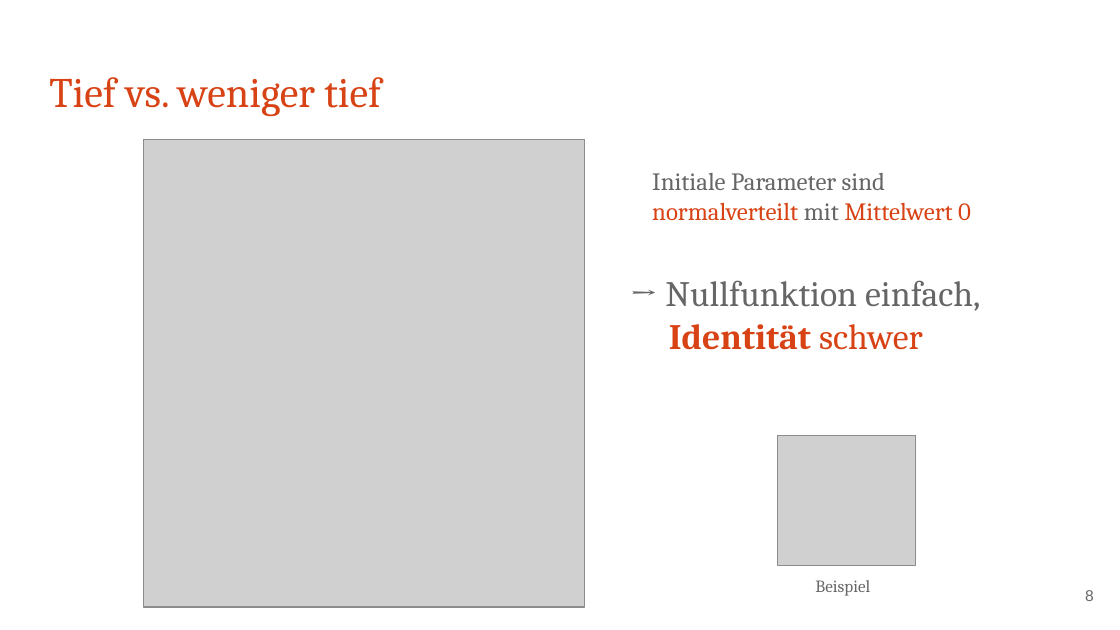
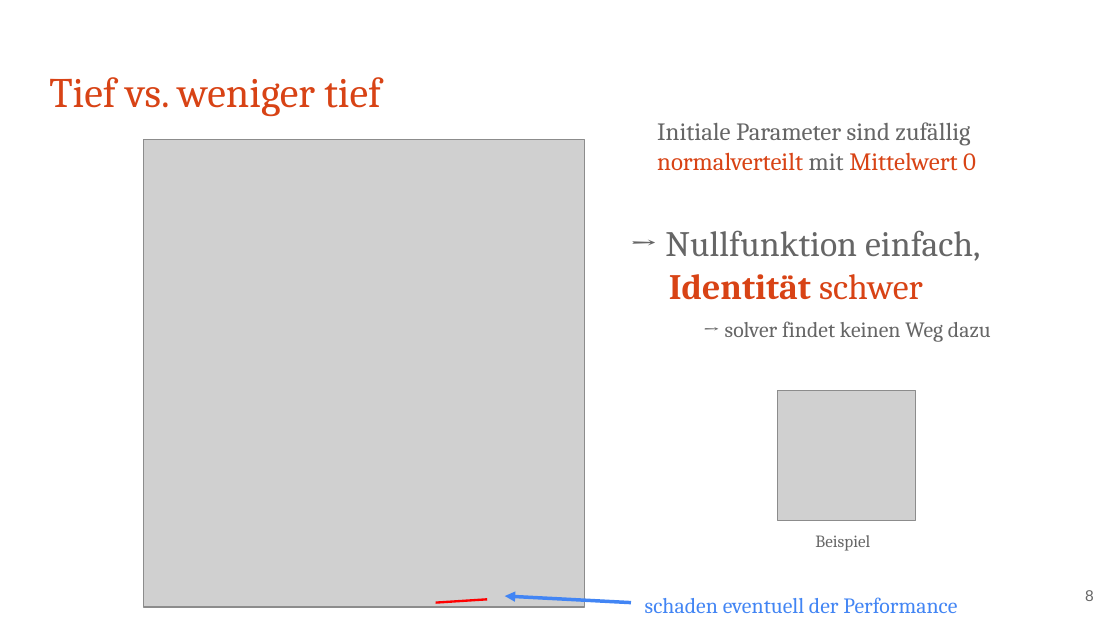
Before and after one commit to alexkowsik/deep-learning-online, a slide deck: slide 8 of Residual Networks/ResidualNetworks-Slides.pptx. Drawn at 1120x630 pixels with LibreOffice and Linux fonts; fonts in the diff are those of the drawing; grey boxes stand for pictures. Boxes give left, top, right and bottom in pixels: in the first picture for what was removed or moved away, otherwise in the second. Text is boxed around its words. In the diff, an @@ line names an element or a change of style, - is before the commit and + after.

Commit message:
Last changes to slides

```diff
--- a/Residual Networks/ResidualNetworks-Slides.pptx
+++ b/Residual Networks/ResidualNetworks-Slides.pptx
@@ text at (x1=657, y1=122, x2=976, y2=171): text changed; text colour #D84315 to #666666 @@
-Initiale Parameter sind normalverteilt mit Mittelwert 0
+Initiale Parameter sind zufällig normalverteilt mit Mittelwert 0
@@ text "→ Nullfunktion einfach," moved from (x1=665, y1=280, x2=980, y2=350) to (x1=665, y1=230, x2=980, y2=300) @@
@@ text added at (x1=725, y1=321, x2=991, y2=342), 14 pt, text #666666 @@
+→ solver findet keinen Weg dazu
@@ picture moved from (x1=777, y1=436, x2=915, y2=566) to (x1=777, y1=390, x2=915, y2=520) @@
@@ text "Beispiel" moved from (x1=815, y1=580, x2=870, y2=596) to (x1=815, y1=535, x2=870, y2=551) @@
@@ line added from (436, 603) to (487, 599), #FF0000 1.5 pt @@
@@ arrow added from (631, 603) to (505, 596), #4285F4 2.25 pt @@
@@ text added at (x1=645, y1=597, x2=957, y2=613), 14 pt, text #4285F4 @@
+schaden eventuell der Performance
```
Also in this commit, not shown: 5 other slides changed, 1 other file.
